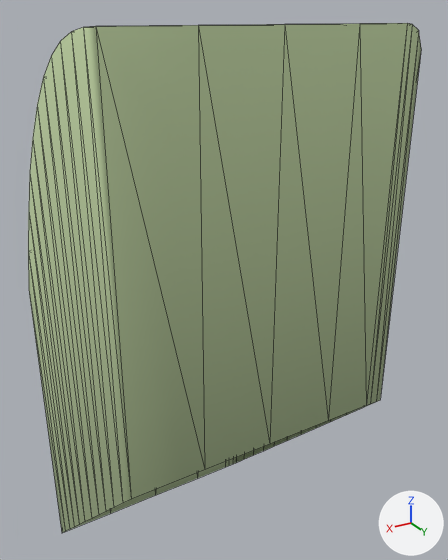
What one commit did to the glTF model ground/ground-ramp-l-30.glb.
Rendered twice from a 50 mm lens placed at (1.01, 1.88, 1.03), pointed at (-0.14, -0.03, 0.07). The lights are fixed; the arrows at lower right show +X, +Y and +Z. The first picture is the older version. Mesh edges are drawn as thin lines.

Names of what the first picture shows: 'ground-ramp-l-30'.
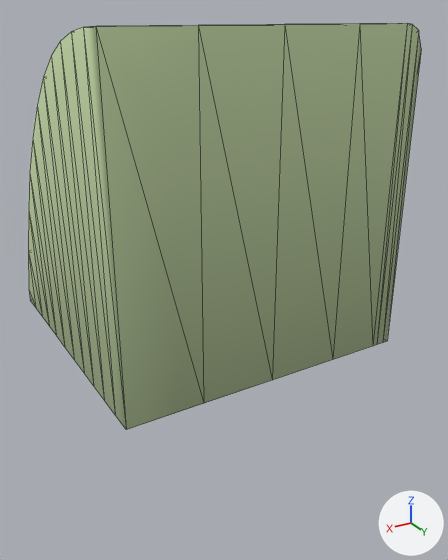
Where the change shows, as pixel boxes (x1, y1, x2, y2) in the pictures (448 x 560 px):
'ground-ramp-l-30', reshaped (20% shorter): before (28, 23, 421, 533); after (28, 23, 421, 430)

What changed in the scene script:
```text
Change me_ground_ramp_l_30:
    used by ob_ground_ramp_l_30; location = (0.0, 0.0, 0.0)
    remove me_ground_ramp_l_30.from_pydata(...)  # 132 vertices, 226 faces; spans x -0.5..0.5, y -0.5..0.5, z -1.3..1.0
    add me_ground_ramp_l_30.from_pydata(...)  # 132 vertices, 226 faces; spans x -0.5..0.5, y -0.5..0.5, z -0.07..1.0
    me_ground_ramp_l_30 part 1: all 36 vertices in x -0.5..0.5, y -0.5..0.5, z -1.3..-0.3 are scaled about their middle by (1, 1, 0), then moved by (0.0, 0.0, 0.75)
```
